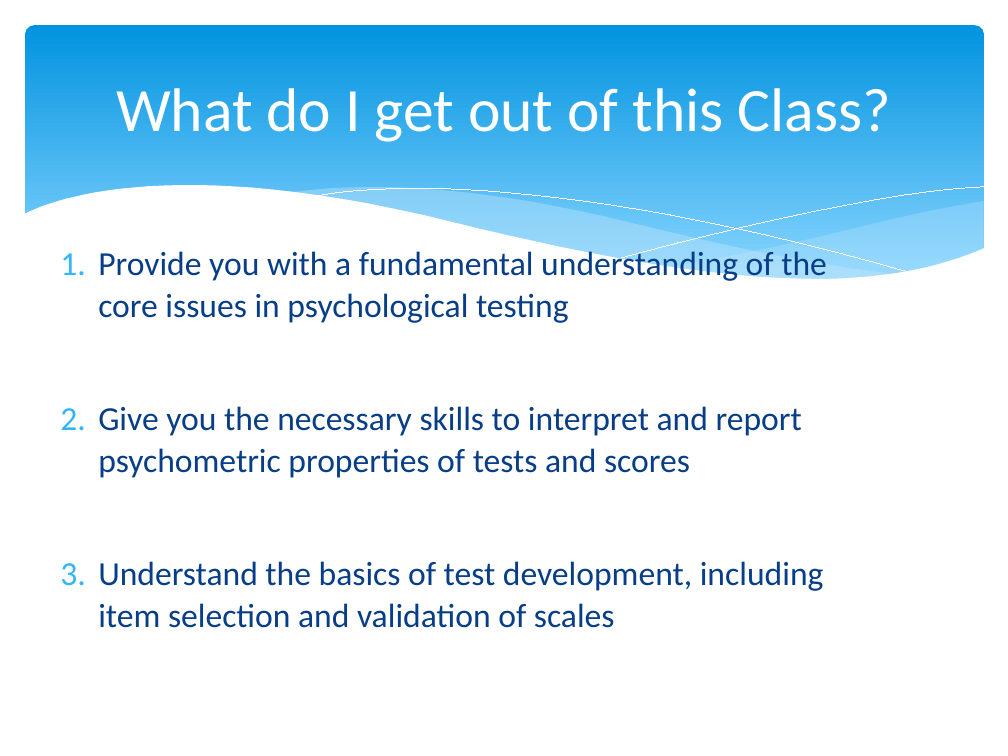
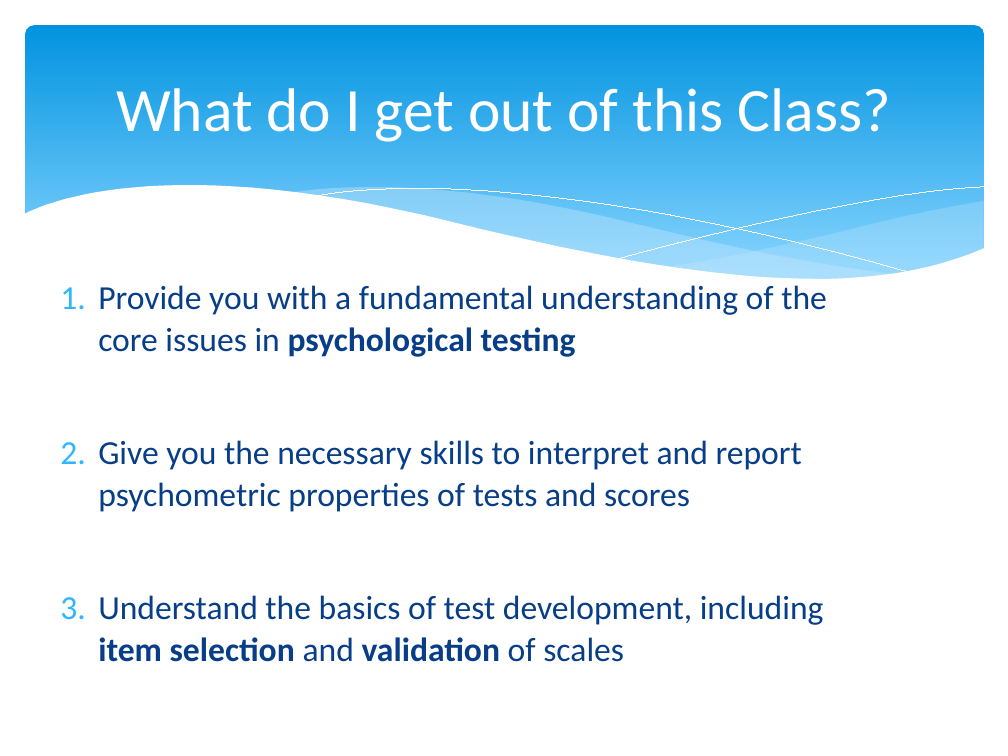
Before and after one commit to npm27/Teaching-Materials, a slide deck: slide 4 of Tests and Eval/Fall 25/Slides/0 First Day Info.pptx. Drawn at 1008x756 pixels with LibreOffice and Linux fonts; fonts in the diff are those of the drawing. Boxes give left, top, right and bottom in pixels: in the first picture for what was removed or moved away, otherwise in the second. Text is boxed around its words. In the diff, an @@ line names an element or a change of style, - is before the commit and + after.

```diff
--- a/Tests and Eval/Fall 25/Slides/0 First Day Info.pptx
+++ b/Tests and Eval/Fall 25/Slides/0 First Day Info.pptx
@@ text "Provide you with a fundamental ...": place and size @@
-text "Provide you with a fundamental ..." at (98,248,827,628)
+text "Provide you with a fundamental ..." at (98,285,827,662)
@@ text at (98,285,827,662): bold on in "psychological testing", "item selection validation" @@
```
Also in this commit, not shown: 1 other slide changed, 6 slides removed, 27 other files.
